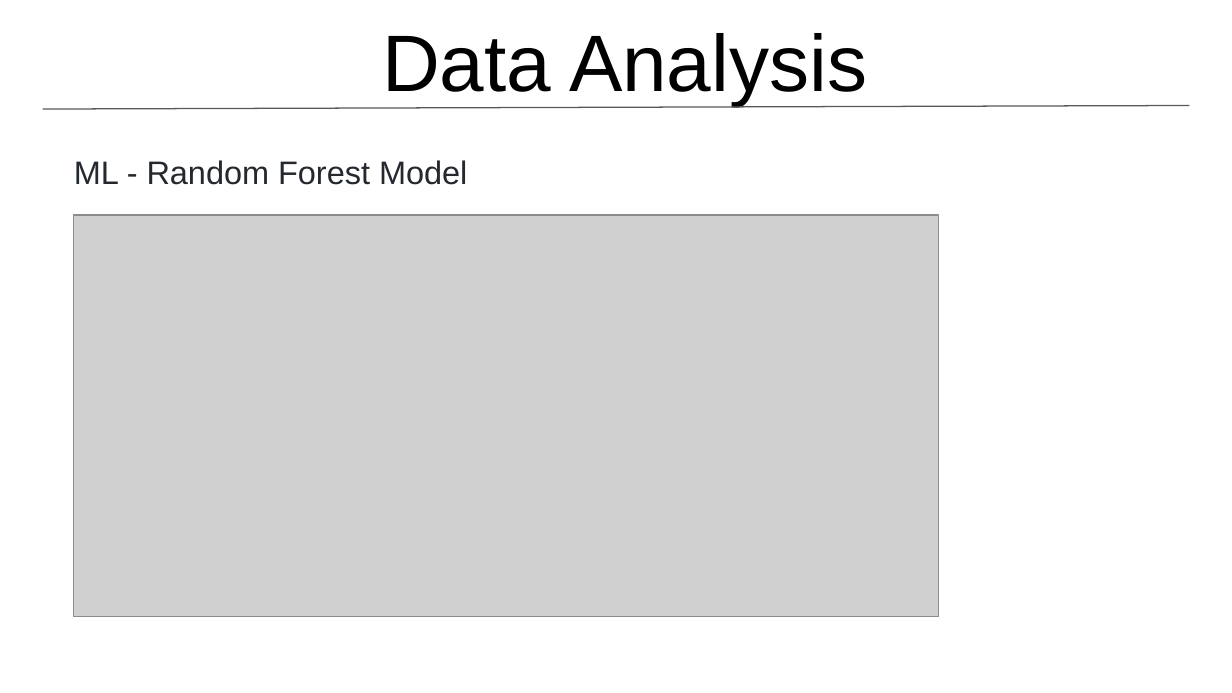
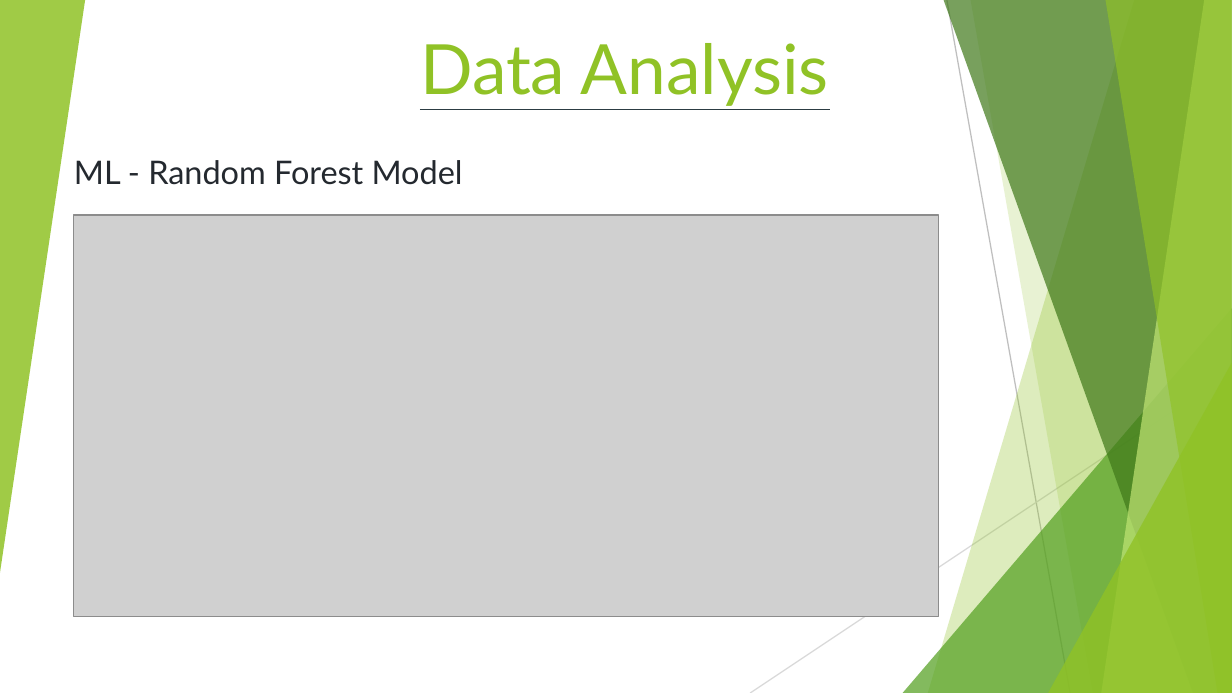
Before and after one commit to GerlechJen/Predicting-Auto-Insurance-Fraud-Claims, a slide deck: slide 10 of Team_6.pptx. Drawn at 1232x693 pixels with LibreOffice and Linux fonts; fonts in the diff are those of the drawing; grey boxes stand for pictures. Boxes give left, top, right and bottom in pixels: in the first picture for what was removed or moved away, otherwise in the second. Text is boxed around its words. In the diff, an @@ line names an element or a change of style, - is before the commit and + after.

```diff
--- a/Team_6.pptx
+++ b/Team_6.pptx
@@ group added at box(0, 0, 1232, 693): 5 freeform shapes, 3 triangles, 2 lines @@
@@ title "Data Analysis" at box(420, 43, 829, 106): size 46.8 to 40.5 pt, font Arial to Lato, text colour #000000 to #90C226 @@
@@ line moved from (43, 110) - (1189, 106) to (420, 110) - (829, 110) @@
@@ line (420, 110) - (829, 110): stroke #595959 0.75 pt to #2C3C43 0.75 pt @@
@@ subtitle "ML - Random Forest Model" at box(74, 160, 463, 185): font Arial to Lato @@
```
Also in this commit, not shown: 9 other slides changed, 2 slides added, 1 other file.
